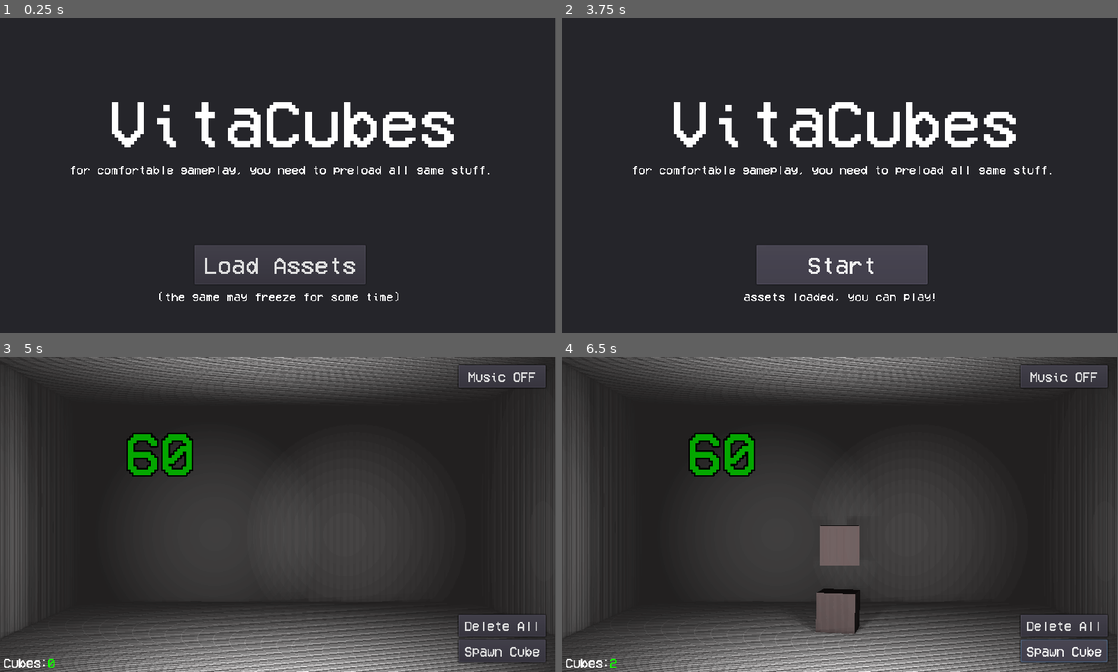
Above: before the commit, frames 1-4 (two rows, left to right).
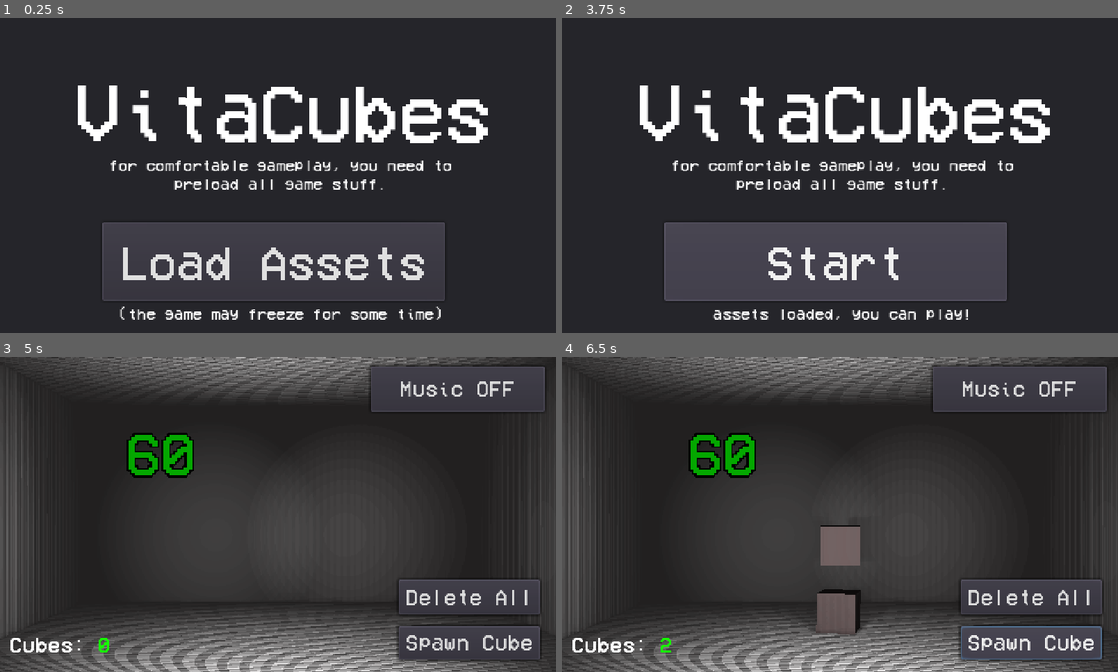
Above: after the commit, the same moments.

Repository: yaragirodev/vitaCubes
Game: Godot game, scene res://scenes/mainMenu.tscn
Same seed, same stepped clock (60 frames per second), same inputs: the game is played once before the commit and once after it.
Inputs:
- Up to frame 1 (0.25 s): no input
- Up to frame 2 (3.75 s): click "Spawn Cube" at 0.5 s; click "Spawn Cube" at 1.25 s; click "Spawn Cube" at 2 s; click "Music OFF" at 2.75 s; click "Load Assets" at 3.5 s
- Up to frame 3 (5 s): click "Start" at 4.25 s
- Up to frame 4 (6.5 s): click "Spawn Cube" at 5 s; click "Spawn Cube" at 5.75 s
The window is 799x453 before the commit and 800x453 after it. Grey fills any space a smaller window leaves; there, only what the larger window draws over its background counts as a difference.

The runs differ from the first frame. In frame 1, 18% of the frame differs, in the area x 12-88%, y 21-96%; in frame 2, 21%; in frame 3, 13%; in frame 4, 13%.

Commit message:
changed resolution to 480x272

Diff:
--- a/assets/VCR.tres
+++ b/assets/VCR.tres
@@ -3,5 +3,5 @@
 [ext_resource path="res://assets/VCR.ttf" type="DynamicFontData" id=1]
 
 [resource]
-size = 23
+size = 18
 font_data = ExtResource( 1 )
--- a/gui/gui.tscn
+++ b/gui/gui.tscn
@@ -9,42 +9,42 @@
 script = ExtResource( 2 )
 
 [node name="spawnCubeButton" type="Button" parent="."]
-margin_left = 793.0
-margin_top = 488.0
-margin_right = 943.0
-margin_bottom = 527.0
+margin_left = 344.0
+margin_top = 232.0
+margin_right = 466.0
+margin_bottom = 261.0
 custom_fonts/font = ExtResource( 1 )
 text = "Spawn Cube"
 
 [node name="MusicButton" type="Button" parent="."]
-margin_left = 793.0
-margin_top = 14.0
-margin_right = 943.0
-margin_bottom = 53.0
+margin_left = 320.0
+margin_top = 8.0
+margin_right = 470.0
+margin_bottom = 47.0
 custom_fonts/font = ExtResource( 1 )
 text = "Music OFF"
 
 [node name="deleteAllButton" type="Button" parent="."]
-margin_left = 793.0
-margin_top = 445.0
-margin_right = 943.0
-margin_bottom = 483.0
+margin_left = 344.0
+margin_top = 192.0
+margin_right = 466.0
+margin_bottom = 222.0
 custom_fonts/font = ExtResource( 1 )
 text = "Delete All"
 
 [node name="CubesTitle" type="Label" parent="."]
-margin_left = 6.0
-margin_top = 517.0
-margin_right = 71.0
-margin_bottom = 538.0
+margin_left = 8.0
+margin_top = 240.0
+margin_right = 86.0
+margin_bottom = 261.0
 custom_fonts/font = ExtResource( 1 )
 text = "Cubes:"
 
 [node name="CubesCount" type="Label" parent="."]
-margin_left = 82.0
-margin_top = 517.0
-margin_right = 111.0
-margin_bottom = 538.0
+margin_left = 84.0
+margin_top = 240.0
+margin_right = 113.0
+margin_bottom = 261.0
 custom_colors/font_color = Color( 0.0784314, 1, 0, 1 )
 custom_fonts/font = ExtResource( 1 )
 text = "0"
--- a/project.godot
+++ b/project.godot
@@ -24,9 +24,13 @@
 
 [display]
 
-window/size/width=960
-window/size/height=544
+window/size/width=480
+window/size/height=272
+window/size/test_width=1280
+window/size/test_height=720
 window/vsync/use_vsync=false
+window/stretch/mode="viewport"
+window/stretch/aspect="keep"
 
 [gui]
 
--- a/scenes/mainMenu.tscn
+++ b/scenes/mainMenu.tscn
@@ -4,11 +4,11 @@
 [ext_resource path="res://scenes/preloadMenu.gd" type="Script" id=2]
 
 [sub_resource type="DynamicFont" id=1]
-size = 114
+size = 69
 font_data = ExtResource( 1 )
 
 [sub_resource type="DynamicFont" id=2]
-size = 20
+size = 14
 font_data = ExtResource( 1 )
 
 [sub_resource type="DynamicFont" id=3]
@@ -28,44 +28,47 @@
 margin_bottom = 544.0
 
 [node name="title" type="Label" parent="CanvasLayer/Panel"]
-margin_left = 187.0
-margin_top = 128.0
-margin_right = 790.0
-margin_bottom = 229.0
+margin_left = 64.3781
+margin_top = 48.0
+margin_right = 424.378
+margin_bottom = 120.0
+rect_rotation = 0.300897
 custom_fonts/font = SubResource( 1 )
 text = "VitaCubes"
 
 [node name="text1" type="Label" parent="CanvasLayer/Panel"]
-margin_left = 120.0
-margin_top = 253.0
-margin_right = 852.0
-margin_bottom = 285.0
+margin_left = 75.3781
+margin_top = 120.0
+margin_right = 411.378
+margin_bottom = 149.0
 custom_fonts/font = SubResource( 2 )
 text = "for comfortable gameplay, you need to preload all game stuff."
+align = 1
+autowrap = true
 
 [node name="littleWarning" type="Label" parent="CanvasLayer/Panel"]
-margin_left = 272.0
-margin_top = 472.0
-margin_right = 692.0
-margin_bottom = 496.0
+margin_left = 32.0
+margin_top = 248.0
+margin_right = 452.0
+margin_bottom = 272.0
 custom_fonts/font = SubResource( 2 )
 text = "(the game may freeze for some time)"
 align = 1
 
 [node name="loadButton" type="Button" parent="CanvasLayer/Panel"]
-margin_left = 336.0
-margin_top = 392.0
-margin_right = 632.0
-margin_bottom = 460.0
+margin_left = 88.0
+margin_top = 176.0
+margin_right = 384.0
+margin_bottom = 244.0
 custom_fonts/font = SubResource( 3 )
 text = "Load Assets"
 
 [node name="proceed" type="Button" parent="CanvasLayer/Panel"]
 visible = false
-margin_left = 336.0
-margin_top = 392.0
-margin_right = 632.0
-margin_bottom = 460.0
+margin_left = 88.0
+margin_top = 176.0
+margin_right = 384.0
+margin_bottom = 244.0
 custom_fonts/font = SubResource( 3 )
 text = "Start"
 
Not shown, added: screenshotPC.png.import
